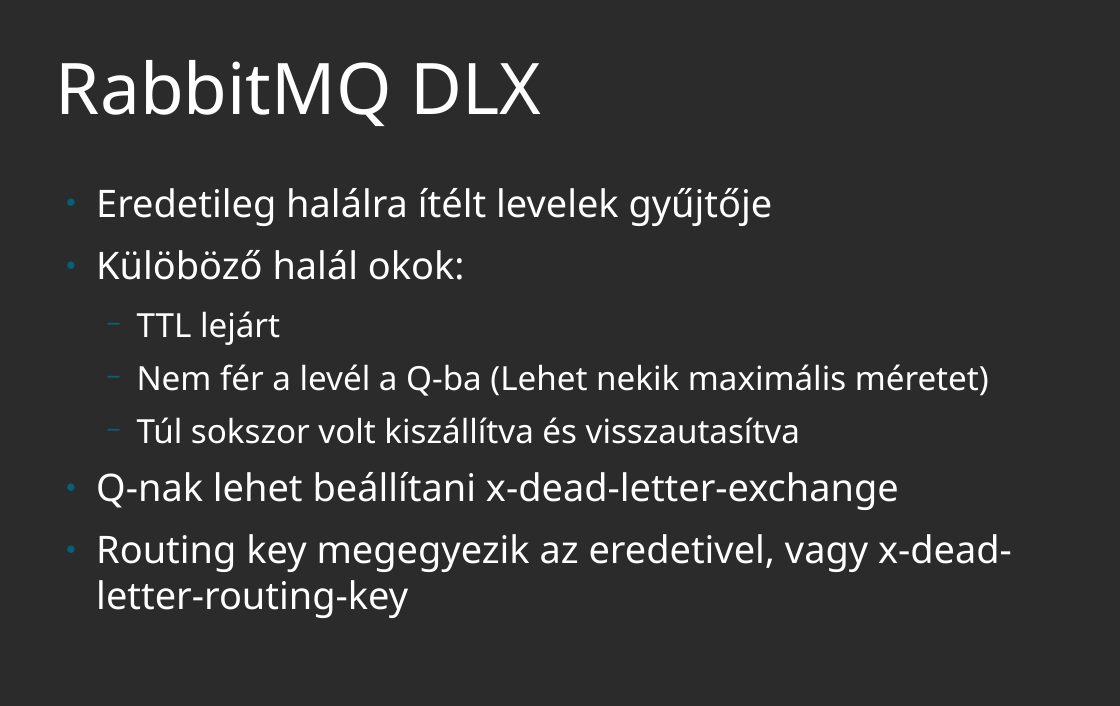
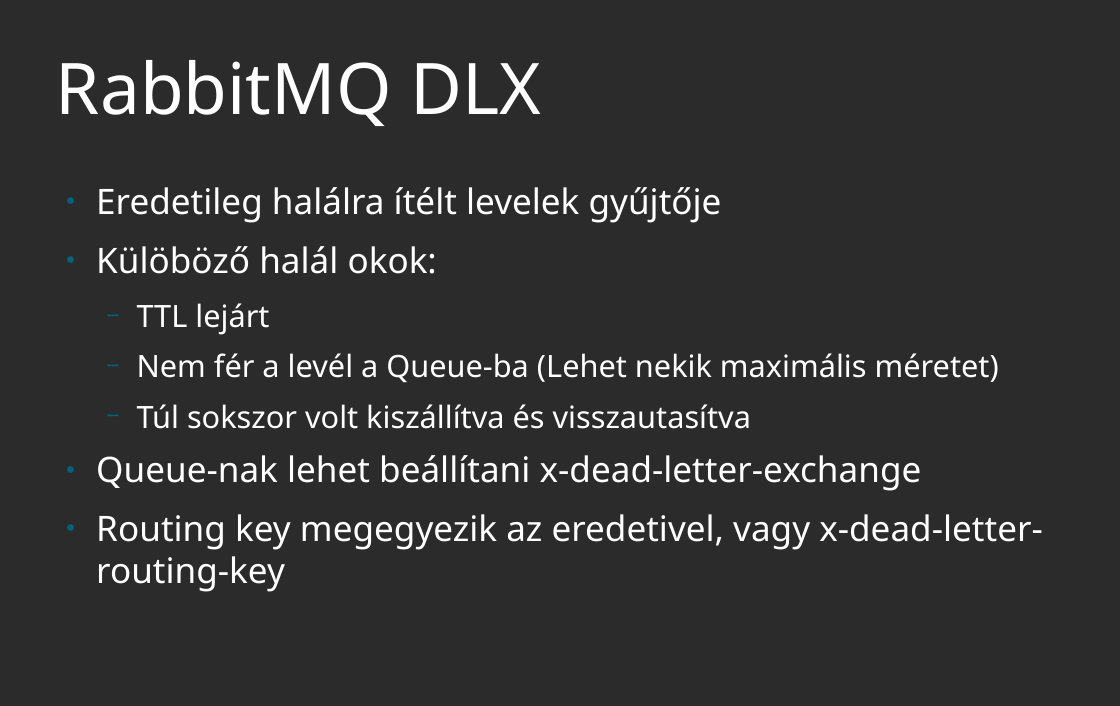
Before and after one commit to Havasjethi/RMQ, a slide deck: slide 16 of AMQP_RabbitMQ.odp. Drawn at 1120x706 pixels with LibreOffice and Linux fonts; fonts in the diff are those of the drawing; background and template pictures are left out; a plain dark background stands for a picture behind light text. Boxes give left, top, right and bottom in pixels: in the first picture for what was removed or moved away, otherwise in the second. Text is boxed around its words. In the diff, an @@ line names an element or a change of style, - is before the commit and + after.

```diff
--- a/AMQP_RabbitMQ.odp
+++ b/AMQP_RabbitMQ.odp
@@ text at [96, 187, 1043, 592]: size 32 to 29.6 pt in "Eredetileg halálra ítélt levelek gyűjtője", "Külöböző halál okok:", "Routing key megegyezik az eredetivel, vagy x-dead-letter-rou ..."; size 28 to 25.9 pt in "TTL lejárt", "Túl sokszor volt kiszállítva és visszautasítva" @@
@@ text at [137, 353, 999, 383]: text changed; size 28 to 25.9 pt @@
-  − Nem fér a levél a Q-ba (Lehet nekik maximális méretet)
+  − Nem fér a levél a Queue-ba (Lehet nekik maximális méretet)
@@ text at [96, 455, 922, 491]: text changed; size 32 to 29.6 pt @@
-● Q-nak lehet beállítani x-dead-letter-exchange
+● Queue-nak lehet beállítani x-dead-letter-exchange
```
Also in this commit, not shown: 9 other slides changed, 1 slide added, 2 slides removed.
